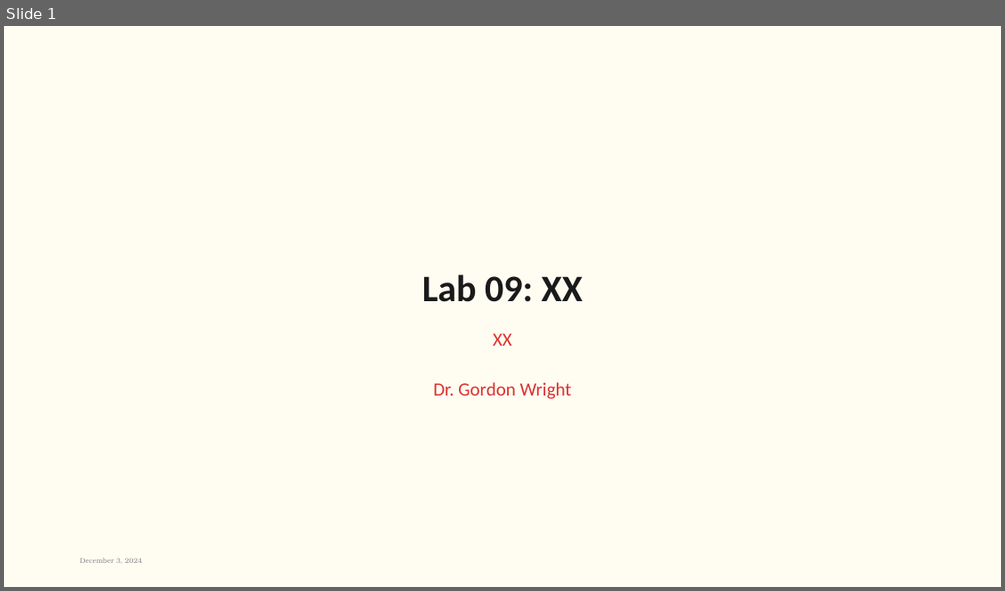
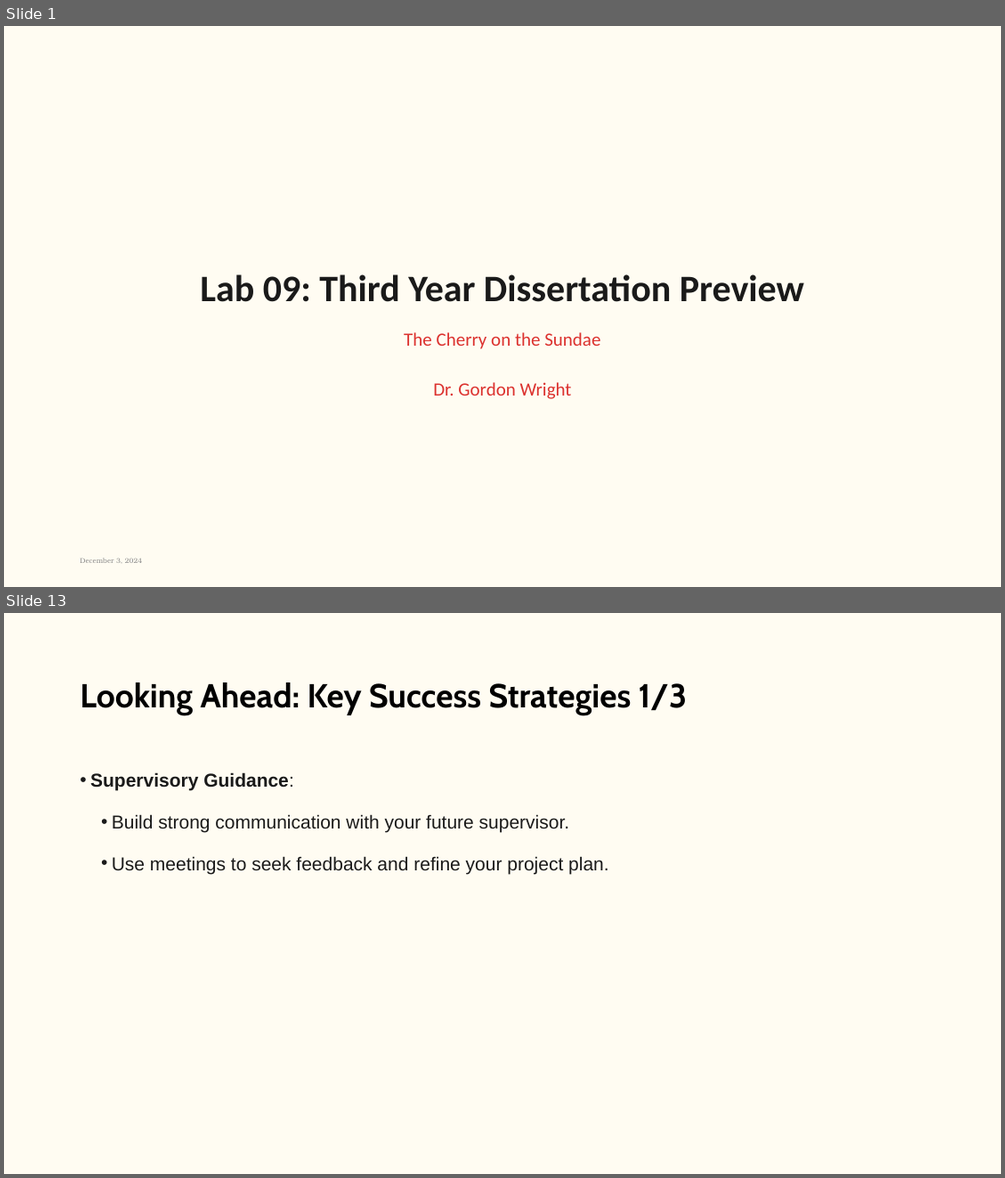
Before and after one commit to LittleMonkeyLab/PS52007Dslides, a slide deck: week09/lab.pptx. Shown one above the other, each under a label of ours: slide 1 before the commit, slides 1 and 13 after it; the slides between them are not shown. The pictures are 1005x591 and 1005x1178 pixels, drawn with LibreOffice and Linux fonts; fonts in the diff are those of the drawing; background and template pictures are left out. Boxes give left, top, right and bottom in pixels: in the first picture for what was removed or moved away, otherwise in the second. Text is boxed around its words. In the diff, an @@ line names an element or a change of style, - is before the commit and + after.

```diff
--- a/week09/lab.pptx
+++ b/week09/lab.pptx
@@ slide 13 added at box(4, 613, 1001, 1174), background #FFFCF2 @@
@@ title added at box(80, 682, 687, 714), 32 pt, text #000000, bold @@
+Looking Ahead: Key Success Strategies 1/3
@@ text added at box(90, 772, 609, 874), 18 pt, text #1A1A1A @@
+• Supervisory Guidance:
+  • Build strong communication with your future supervisor.
+  • Use meetings to seek feedback and refine your project plan.
@@ slide 1 changed as well @@
@@ title at box(200, 274, 804, 302): text changed @@
-Lab 09: XX
+Lab 09: Third Year Dissertation Preview
@@ subtitle at box(404, 332, 600, 399): text changed @@
-XX
-Dr. Gordon Wright
+The Cherry on the Sundae
+Dr. Gordon Wright
```
Also in this commit, not shown: 16 other slides added, 2 slides removed, 37 other files.
